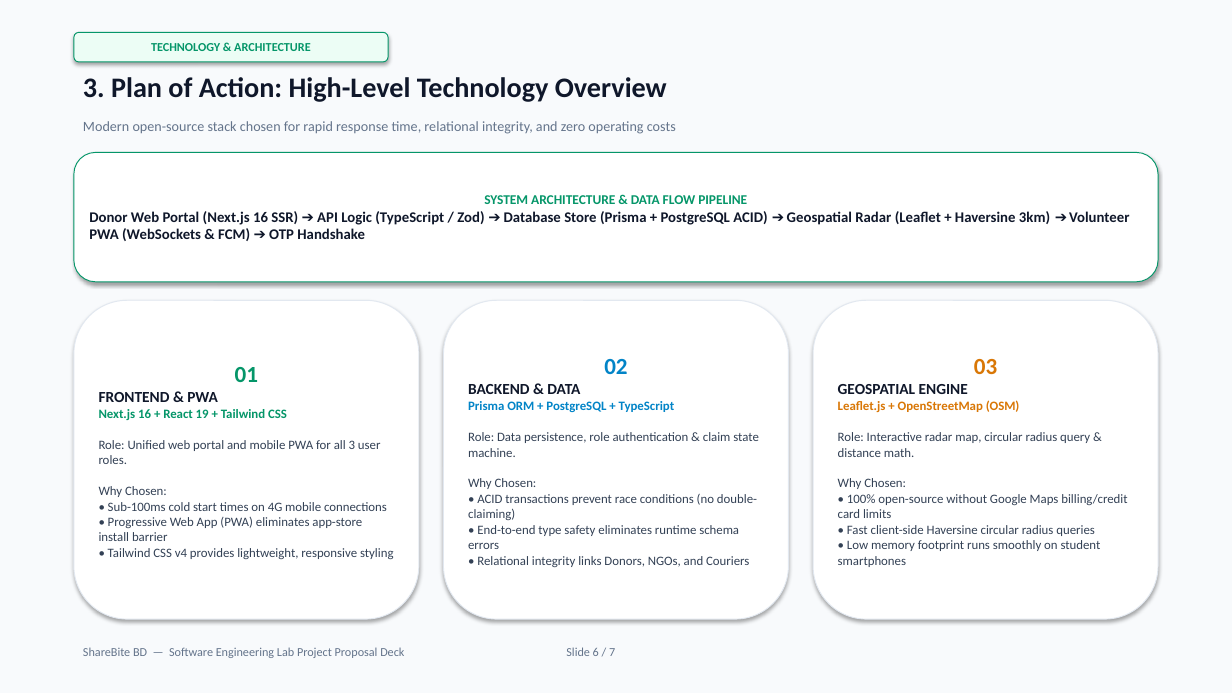
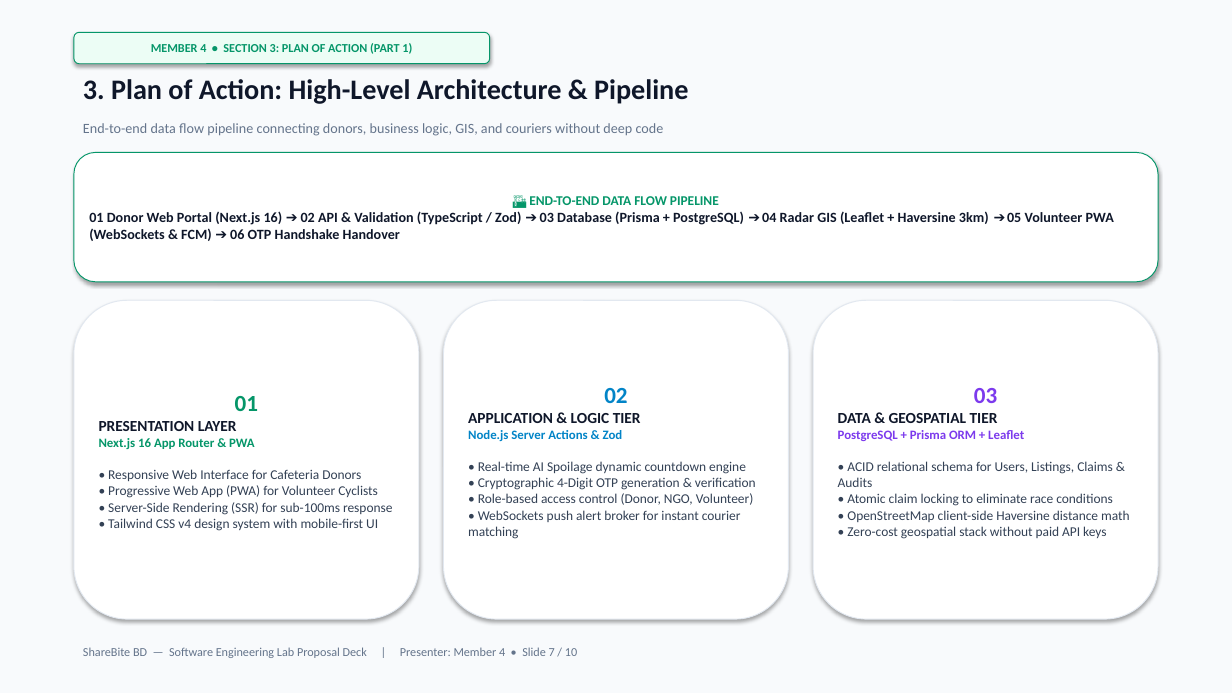
Before and after one commit to mahamudul-hasan7/shearbitebd, a slide deck: slide 7 of ShareBite_BD_SE_Lab_Presentation.pptx (slide 6 before the commit). Drawn at 1232x693 pixels with LibreOffice and Linux fonts; fonts in the diff are those of the drawing. Boxes give left, top, right and bottom in pixels: in the first picture for what was removed or moved away, otherwise in the second. Text is boxed around its words. In the diff, an @@ line names an element or a change of style, - is before the commit and + after.

```diff
--- a/ShareBite_BD_SE_Lab_Presentation.pptx
+++ b/ShareBite_BD_SE_Lab_Presentation.pptx
@@ rounded rectangle "MEMBER 4 • SECTION 3: ...": place and size @@
-rounded rectangle "MEMBER 4 • SECTION 3: ..." at (74,32,388,62)
+rounded rectangle "MEMBER 4 • SECTION 3: ..." at (74,32,490,64)
@@ text in rounded rectangle at (151,43,412,54): text changed @@
-TECHNOLOGY & ARCHITECTURE
+MEMBER 4 • SECTION 3: PLAN OF ACTION (PART 1)
@@ text at (83,79,688,104): text changed @@
-3. Plan of Action: High-Level Technology Overview
+3. Plan of Action: High-Level Architecture & Pipeline
@@ text at (83,123,664,136): text changed @@
-Modern open-source stack chosen for rapid response time, relational integrity, and zero operating costs
+End-to-end data flow pipeline connecting donors, business logic, GIS, and couriers without deep code
@@ text in rounded rectangle at (89,196,1114,241): text changed; size 11.5 to 11 pt @@
-SYSTEM ARCHITECTURE & DATA FLOW PIPELINE
-Donor Web Portal (Next.js 16 SSR) ➔ API Logic (TypeScript / Zod) ➔ Database Store (Prisma + PostgreSQL ACID) ➔ Geospatial Radar (Leaflet + Haversine 3km) ➔ Volunteer PWA (WebSockets & FCM) ➔ OTP Handshake
+🏗️ END-TO-END DATA FLOW PIPELINE
+01 Donor Web Portal (Next.js 16) ➔ 02 API & Validation (TypeScript / Zod) ➔ 03 Database (Prisma + PostgreSQL) ➔ 04 Radar GIS (Leaflet + Haversine 3km) ➔ 05 Volunteer PWA (WebSockets & FCM) ➔ 06 OTP Handshake Handover
@@ rounded rectangle "03" at (813,300,1158,619): text colour #D97706 to #7C3AED in "03" @@
@@ text in rounded rectangle at (468,413,756,539): text changed; size 10 to 10.5 pt @@
-BACKEND & DATA
-Prisma ORM + PostgreSQL + TypeScript
-Role: Data persistence, role authentication & claim state machine.
-Why Chosen:
-• ACID transactions prevent race conditions (no double-claiming)
-• End-to-end type safety eliminates runtime schema errors
-• Relational integrity links Donors, NGOs, and Couriers
+APPLICATION & LOGIC TIER
+Node.js Server Actions & Zod
+• Real-time AI Spoilage dynamic countdown engine
+• Cryptographic 4-Digit OTP generation & verification
+• Role-based access control (Donor, NGO, Volunteer)
+• WebSockets push alert broker for instant courier matching
@@ text in rounded rectangle at (838,413,1130,539): text changed; size 10 to 10.5 pt @@
-GEOSPATIAL ENGINE
-Leaflet.js + OpenStreetMap (OSM)
-Role: Interactive radar map, circular radius query & distance math.
-Why Chosen:
-• 100% open-source without Google Maps billing/credit card limits
-• Fast client-side Haversine circular radius queries
-• Low memory footprint runs smoothly on student smartphones
+DATA & GEOSPATIAL TIER
+PostgreSQL + Prisma ORM + Leaflet
+• ACID relational schema for Users, Listings, Claims & Audits
+• Atomic claim locking to eliminate race conditions
+• OpenStreetMap client-side Haversine distance math
+• Zero-cost geospatial stack without paid API keys
@@ text in rounded rectangle at (99,421,392,531): text changed; size 10 to 10.5 pt @@
-FRONTEND & PWA
-Next.js 16 + React 19 + Tailwind CSS
-Role: Unified web portal and mobile PWA for all 3 user roles.
-Why Chosen:
-• Sub-100ms cold start times on 4G mobile connections
-• Progressive Web App (PWA) eliminates app-store install barrier
-• Tailwind CSS v4 provides lightweight, responsive styling
+PRESENTATION LAYER
+Next.js 16 App Router & PWA
+• Responsive Web Interface for Cafeteria Donors
+• Progressive Web App (PWA) for Volunteer Cyclists
+• Server-Side Rendering (SSR) for sub-100ms response
+• Tailwind CSS v4 design system with mobile-first UI
@@ text at (83,647,577,658): text changed @@
-ShareBite BD — Software Engineering Lab Project Proposal Deck Slide 6 / 7
+ShareBite BD — Software Engineering Lab Proposal Deck | Presenter: Member 4 • Slide 7 / 10
```
Also in this commit, not shown: 4 other slides changed, 5 slides added, 2 slides removed, 4 other files.
